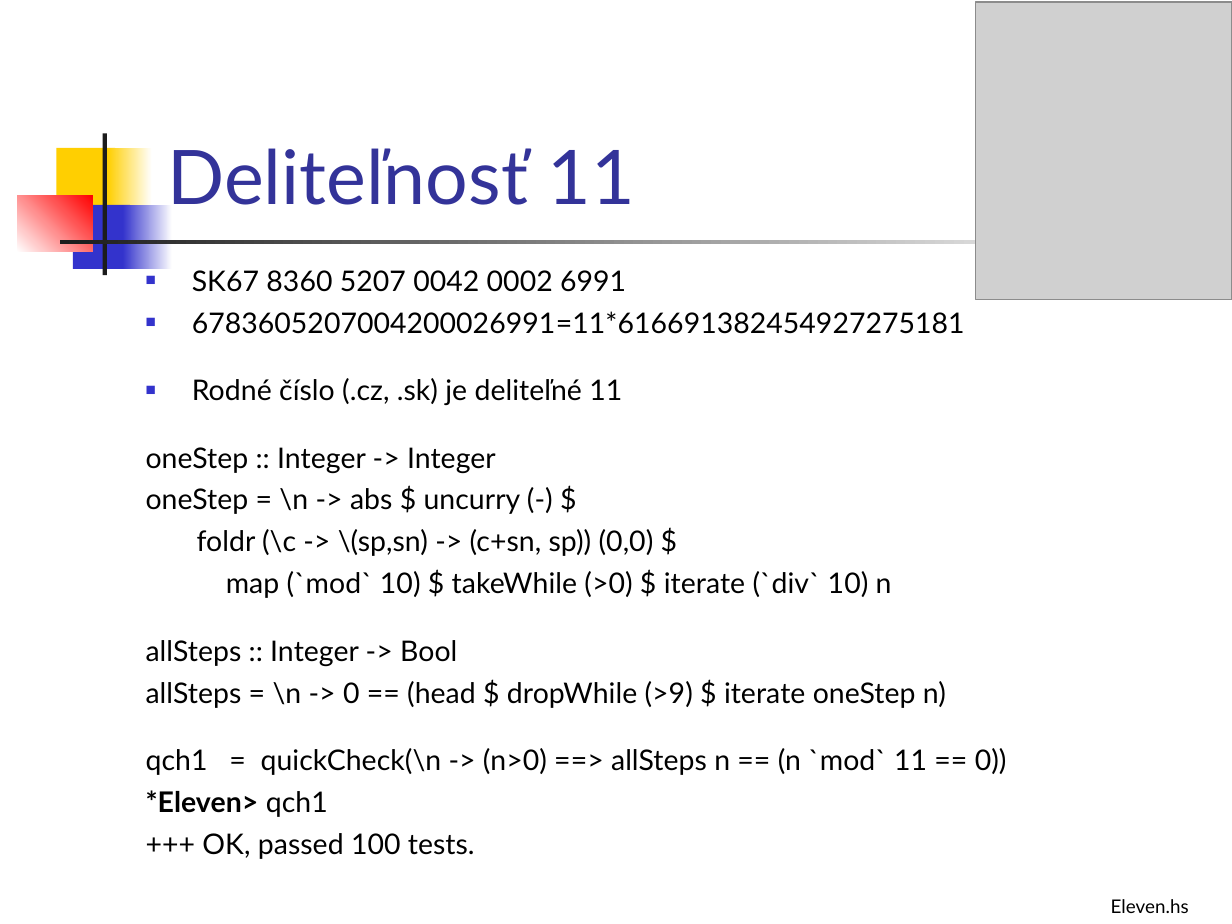
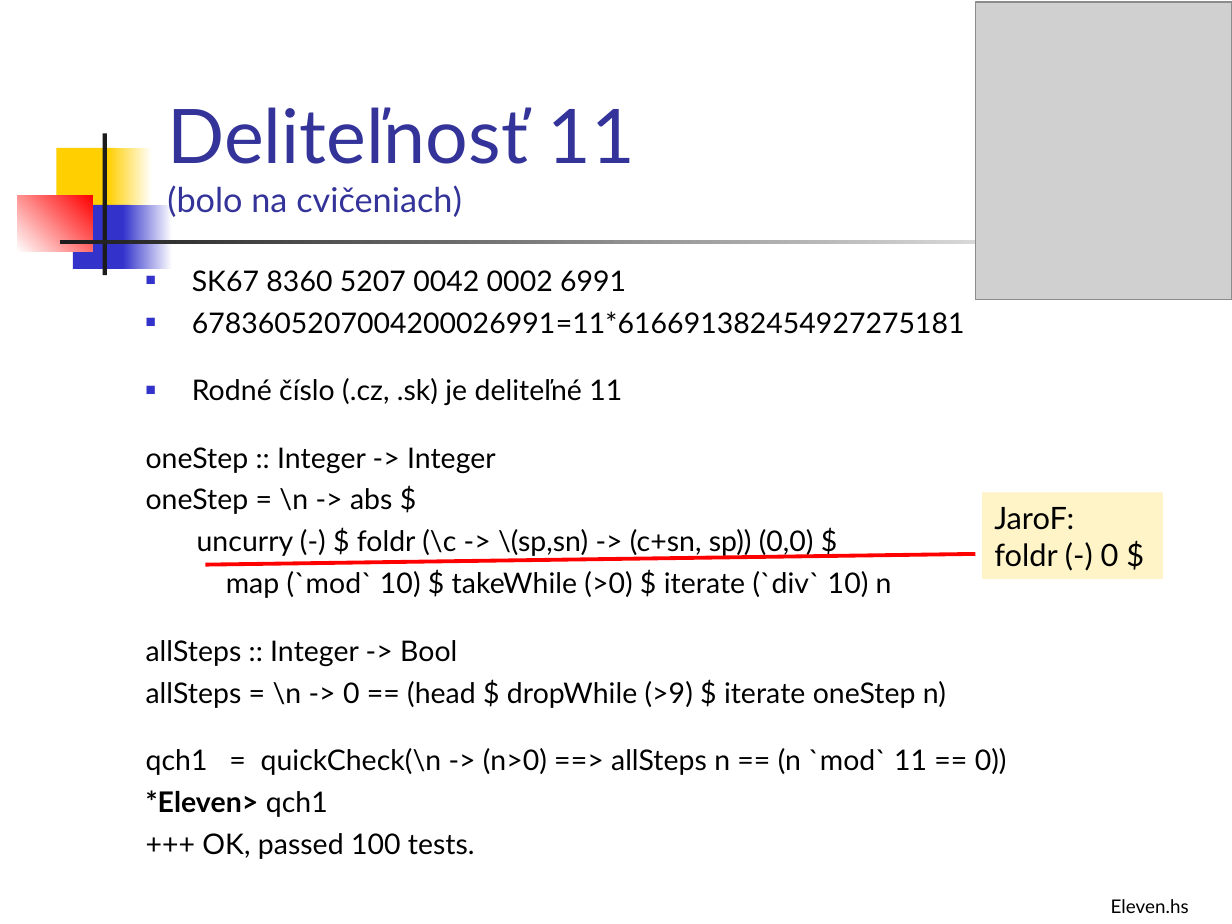
Before and after one commit to Funkcionalne/Prednasky, a slide deck: slide 20 of 02/02_fpro.ppt. Drawn at 1232x924 pixels with LibreOffice and Linux fonts; fonts in the diff are those of the drawing; grey boxes stand for pictures. Boxes give left, top, right and bottom in pixels: in the first picture for what was removed or moved away, otherwise in the second. Text is boxed around its words. In the diff, an @@ line names an element or a change of style, - is before the commit and + after.

```diff
--- a/02/02_fpro.ppt
+++ b/02/02_fpro.ppt
@@ title at <box>167,107,634,217</box>: text changed; size 44 to 20 pt @@
-Deliteľnosť 11
+Deliteľnosť 11
+(bolo na cvičeniach)
@@ text at <box>146,488,814,557</box>: spaces changed @@
-oneStep = \n -> abs $ uncurry (-) $
-foldr (\c -> \(sp,sn) -> (c+sn, sp)) (0,0) $
+oneStep = \n -> abs $
+uncurry (-) $ foldr (\c -> \(sp,sn) -> (c+sn, sp)) (0,0) $
@@ rectangle added at <box>982,493,1163,579</box>, fill #FFF4C8, 18 pt, text #000000 @@
+JaroF:
+foldr (-) 0 $
@@ line added from (206, 564) to (976, 554), #FF0000 2.24 pt @@
```
Also in this commit, not shown: 7 other slides changed, 5 slides added, 8 other files.
